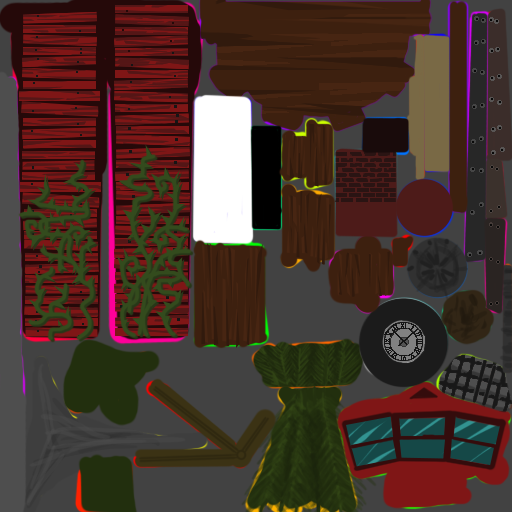
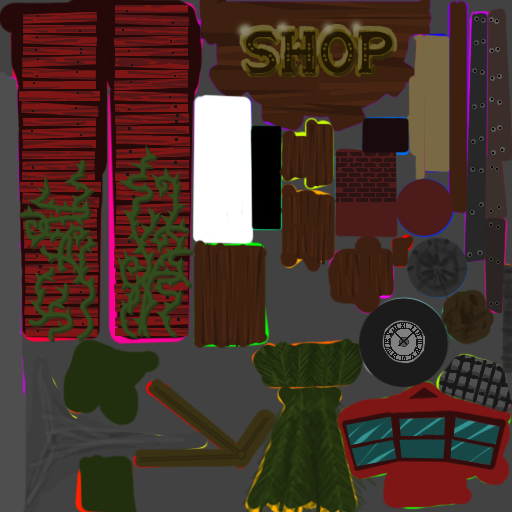
Two versions of the same layered image (512px x 512px). Layer-by-layer changes:
added layer "Calque 65" above "Calque 66" over (234, 17, 368, 69)
added layer "Calque 66" above "Calque 64" over (247, 36, 394, 78)
added layer "Calque 64" above "SHOP" over (238, 23, 398, 72)
added layer "SHOP" above "Fond 3" over (246, 31, 393, 73)
